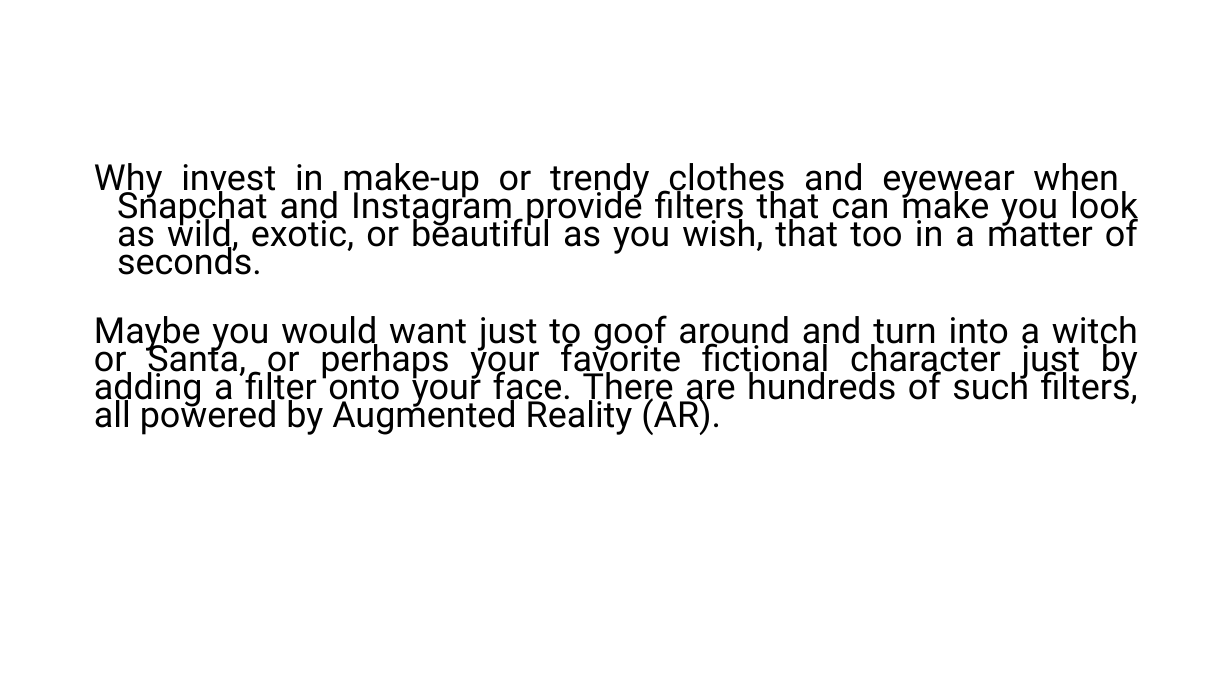
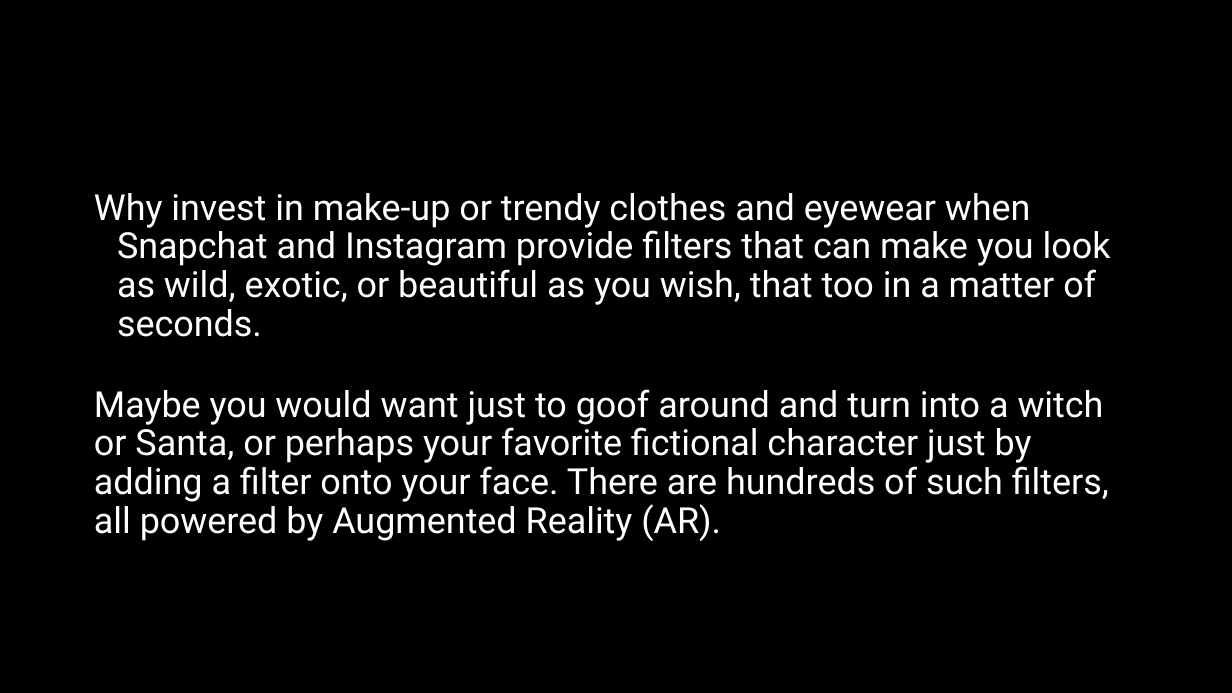
Before and after one commit to blinmura/ar, a slide deck: slide 2 of ar.pptx. Drawn at 1232x693 pixels with LibreOffice and Linux fonts; fonts in the diff are those of the drawing; background and template pictures are left out. Boxes give left, top, right and bottom in pixels: in the first picture for what was removed or moved away, otherwise in the second. Text is boxed around its words. In the diff, an @@ line names an element or a change of style, - is before the commit and + after.

```diff
--- a/ar.pptx
+++ b/ar.pptx
@@ background #FFFFFF to picture (left out) @@
@@ text "Why invest in make-up or ...": place and size @@
-text "Why invest in make-up or ..." at box(94, 163, 1138, 435)
+text "Why invest in make-up or ..." at box(94, 193, 1111, 541)
@@ text "Why invest in make-up or ..." at box(94, 193, 1111, 541): text colour #000000 to #FFFFFF; alignment justified to left; line spacing 21.8pt to 0.9 @@
```
Also in this commit, not shown: 5 other slides changed.
